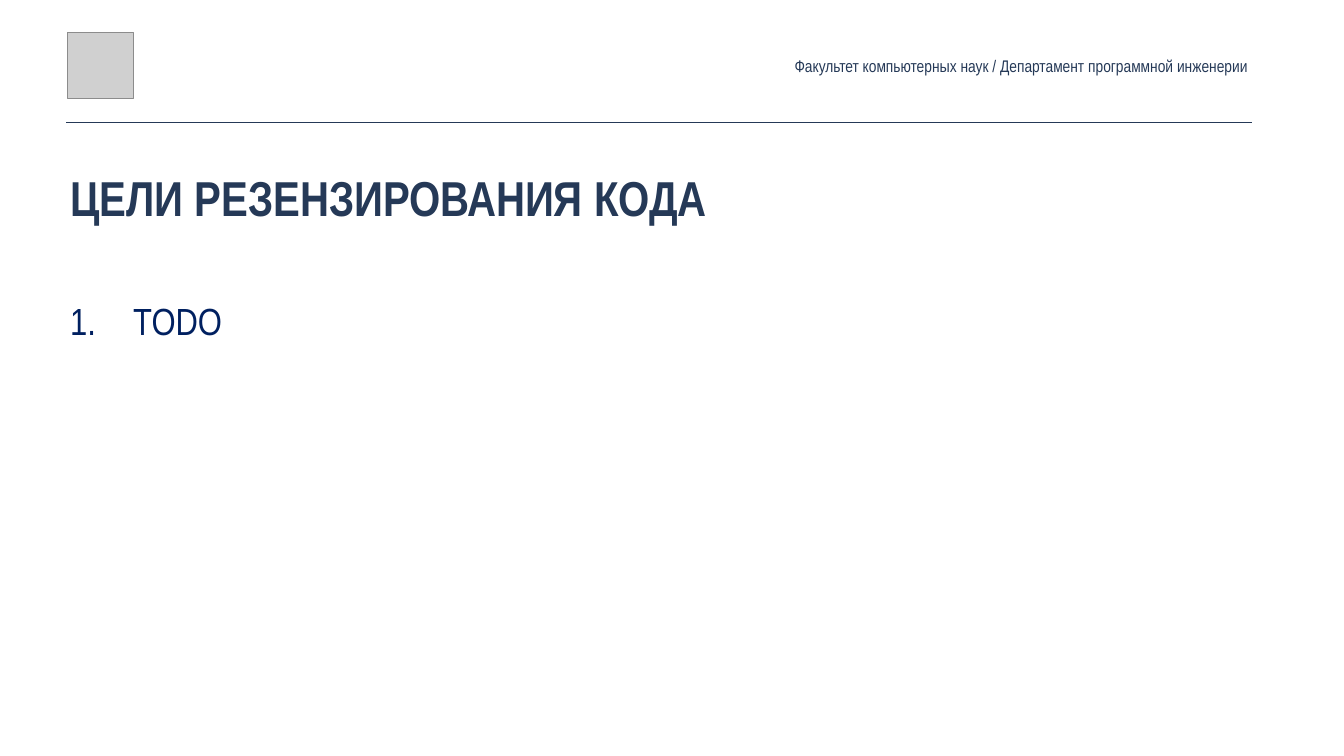
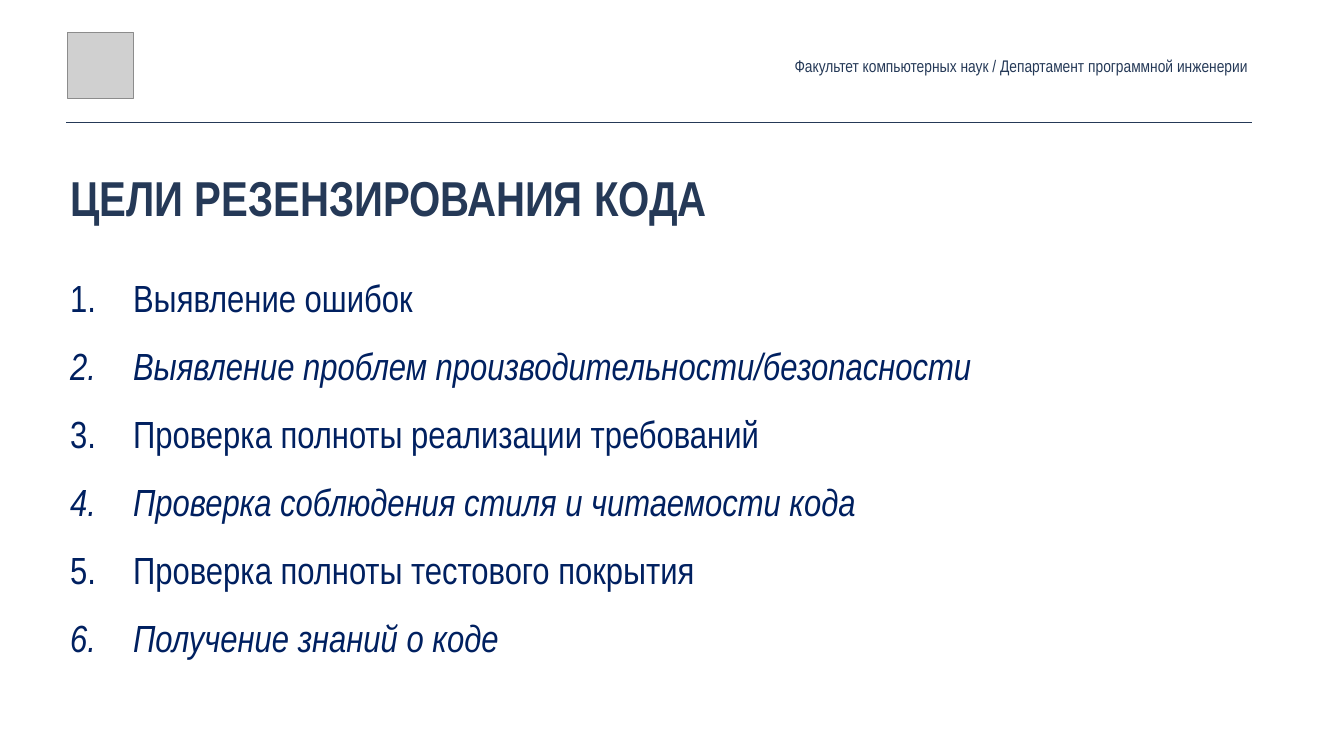
Before and after one commit to andrewt0301/qa-testing-course, a slide deck: slide 6 of seminars/seminar02/Seminar02.pptx. Drawn at 1344x756 pixels with LibreOffice and Linux fonts; fonts in the diff are those of the drawing; grey boxes stand for pictures. Boxes give left, top, right and bottom in pixels: in the first picture for what was removed or moved away, otherwise in the second. Text is boxed around its words. In the diff, an @@ line names an element or a change of style, - is before the commit and + after.

```diff
--- a/seminars/seminar02/Seminar02.pptx
+++ b/seminars/seminar02/Seminar02.pptx
@@ text at [133, 284, 972, 660]: text changed; italic on @@
-1. TODO
+1. Выявление ошибок
+2. Выявление проблем производительности/безопасности
+3. Проверка полноты реализации требований
+4. Проверка соблюдения стиля и читаемости кода
+5. Проверка полноты тестового покрытия
+6. Получение знаний о коде
```
Also in this commit, not shown: 2 other slides changed.
